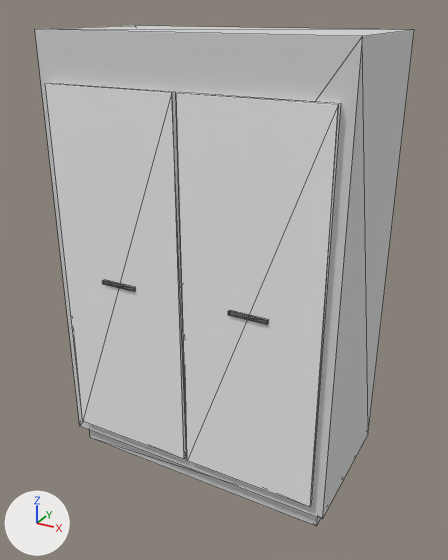
Renders of the glTF model storage/picture/mocan-71.glb from each side of a commit.
Rendered twice from a camera (50 mm lens) standing at (0.764, -1.382, 1.248) and looking at (0.015, -0.019, 0.567). Lighting does not change. The marker at lower left points along +X, +Y and +Z. The picture after the commit comes second. Mesh edges are drawn as thin lines. Vertices at exactly the same position are counted once.

The older version as bpy lines, for what is in view:
```python
me_mesh_0 = bpy.data.meshes.new('Mesh_0')
me_mesh_0.from_pydata(...)  # 48 vertices, 72 faces; spans x -0.4..0.4, y -0.222..0.2, z 0.0..1.2
# faces by material slot: [24, 24, 24]
me_mesh_0.materials.append(mat_wood)  # light grey #d8d7d8
me_mesh_0.materials.append(mat_cushion)  # white #f1f0f1
me_mesh_0.materials.append(mat_metal)  # grey #89898e
# before: 8 (0.4, 0.2, 0.05) at pixel (368, 433), 11 (0.4, -0.2, 0.05) at pixel (322, 519), 12 (-0.4, -0.2, 0.05) at pixel (79, 426), 15 (-0.4, 0.2, 0.05)
ob_furniture = bpy.data.objects.new('furniture', me_mesh_0)
ob_furniture.location = (0.0, 0.0, 0.0)
```
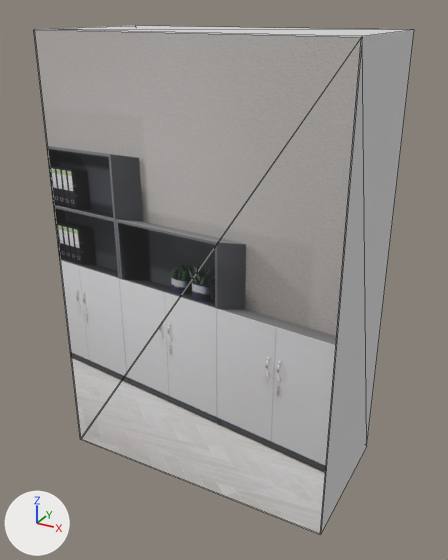
What the commit changed:
Picture 'Image_0' (img_image_0) is new.
Material 'photo' (mat_photo) is new.
Its texture is img_image_0.
Its roughness is 0.85.
me_mesh_0 is used by ob_furniture; location (0.0, 0.0, 0.0).
Verts and faces of me_mesh_0; kept vertices keep their numbers, new ones are numbered from 48.
me_mesh_0 had 48 vertices, 72 faces and spanned x -0.4..0.4, y -0.222..0.2, z 0.0..1.2.
me_mesh_0 now has 12 vertices, 14 faces and spans x -0.4..0.4, y -0.204..0.2, z 0.0..1.2.
me_mesh_0 part 1: the loose piece of 8 vertices spanning x -0.37..-0.006, y -0.216..-0.2, z 0.09..1.079 is rebuilt with 4 vertices and now spans x -0.4..0.4, y -0.204, z 0.002..1.198, in mat_photo (picture img_image_0).
me_mesh_0 part 2: the loose piece of 8 vertices spanning x -0.38..0.38, y -0.18..0.18, z 0.0..0.05 is deleted.
me_mesh_0 part 3: the loose piece of 8 vertices spanning x -0.239..-0.137, y -0.222..-0.214, z 0.58..0.59 is deleted.
me_mesh_0 part 4: the loose piece of 8 vertices spanning x 0.137..0.239, y -0.222..-0.214, z 0.58..0.59 is deleted.
me_mesh_0 part 5: the loose piece of 8 vertices spanning x 0.006..0.37, y -0.216..-0.2, z 0.09..1.079 is deleted.
Part 6, on me_mesh_0:
Vertices 8, 11, 12, 15 move by (0.0, 0.0, -0.05).
me_mesh_0 no longer uses material mat_cushion (white #f1f0f1).
me_mesh_0 no longer uses material mat_metal (grey #89898e).
me_mesh_0 gains material mat_photo (picture img_image_0).

Boxes (x1, y1, x2, y2) around the edits, measured in the pictures (448 x 560 px; the box of a moved part takes in the faces that stretch with it):
'furniture', reshaped
    before: (35, 26, 414, 526)
    after: (34, 26, 414, 534)
part 1 of me_mesh_0, rebuilt (129% wider, 34% taller)
    before: (45, 83, 187, 459)
    after: (34, 30, 361, 534)
part 2 of me_mesh_0, deleted (mostly hidden)
    before: (90, 430, 320, 526)
part 3 of me_mesh_0, deleted
    before: (103, 280, 135, 292)
part 4 of me_mesh_0, deleted
    before: (228, 310, 268, 325)
part 5 of me_mesh_0, deleted
    before: (176, 92, 341, 507)
part 6 of me_mesh_0, moved or reshaped
    before: (35, 29, 414, 519)
    after: (35, 29, 414, 534)
